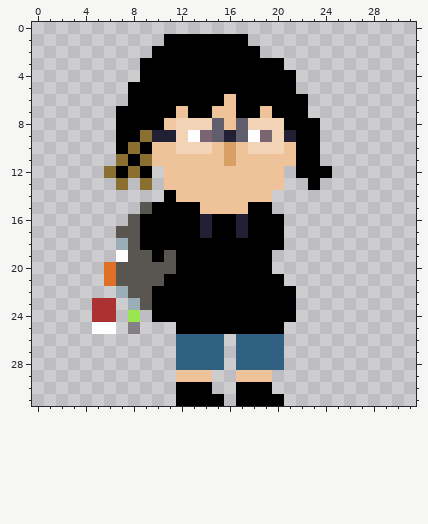
A pixel-art file gets an edit: Assets/AsepriteSprites/kennedy.aseprite. Above is the file before it was changed.
32x32 pixels, 1 frame.
New version:
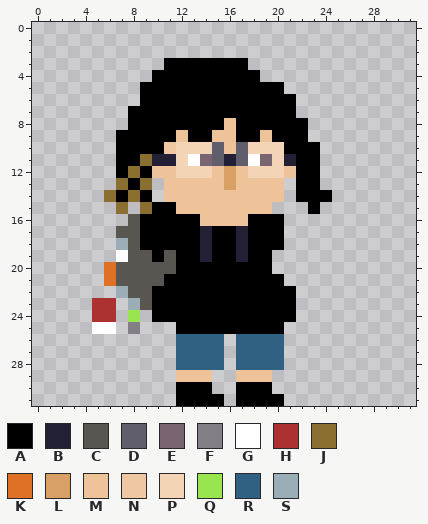
Palette (. is transparent): A #000000  B #222034  C #595652  D #605e6d  E #796472  F #847e87  G #ffffff  H #ac3232  J #8a6f30  K #df7126  L #d9a066  M #eec39a  N #efc7a2  P #f3d4b6  Q #99e550  R #306082  S #9badb7
Change:
y 1: x 11..17 AAAAAAA -> .......
y 2: x 10..18 AAAAAAAAA -> .........
y 3: x 9..10 AA -> ..; x 18..20 AAA -> ...
y 4: x 9 A -> .; x 19..21 AAA -> ...
y 5: x 8 A -> .; x 21 A -> .
y 6: x 8 A -> .; x 16 M -> A; x 22 A -> .
y 7: x 7 A -> .; x 12 M -> A; x 15..16 MM -> AA; x 19 M -> A; x 22 A -> .
y 8: x 7 A -> .; x 11..15 NPPPD -> AAAAA; x 17..20 DPPP -> AAAA; x 23 A -> .
y 9: x 9..21 JBBPGEDBDGEPB -> AAAMAAMMAAMAA; x 23 A -> .
y 10: x 8 J -> A; x 10..11 MM -> AN; x 15..17 MLM -> DMD; x 21 M -> A
y 11: x 7 J -> A; x 10..21 MMMMMMLMMMMM -> BBPGEDBDGEPB
y 12: x 6 J -> .; x 10 . -> M; x 12..14 MMM -> PPP; x 16 M -> L; x 18..21 MMM. -> PPPM; x 24 A -> .
y 13: x 8 . -> A; x 16 M -> L; x 22 . -> A
y 14: x 6..9 .... -> JAJA; x 11 A -> M; x 20 . -> M; x 22..24 ... -> AAA
y 15: x 7 . -> J; x 9 C -> J; x 12..13 AA -> MM; x 18..19 AA -> MM; x 23 . -> A
y 16: x 14..17 BAAB -> MMMM
y 18..19: x 14 A -> B; x 17 A -> B
Changed places in both pictures, as pixel boxes (x1, y1, x2, y2):
changed: (104, 34, 332, 262)
